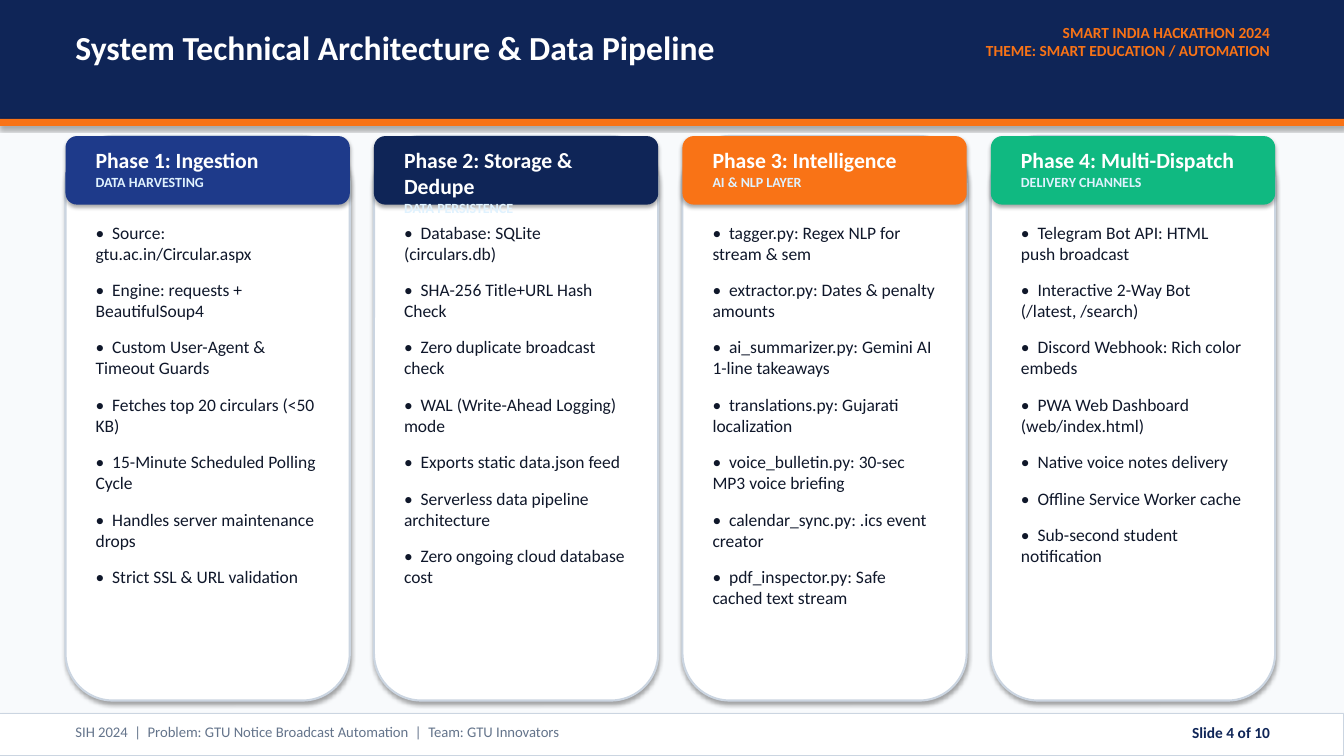
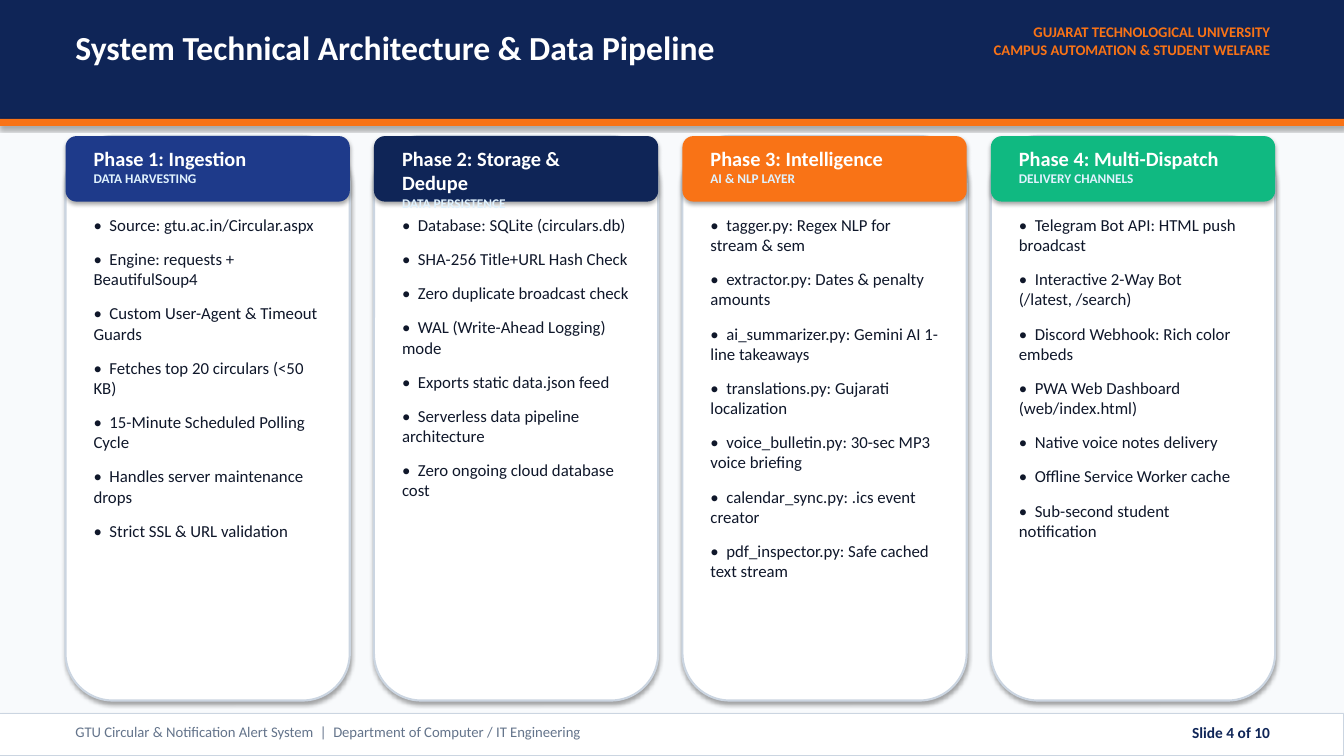
Before and after one commit to SMuhammad24/GTUAlertsystem, a slide deck: slide 4 of SIH2024_GTU_Alert_System_Presentation.pptx. Drawn at 1344x756 pixels with LibreOffice and Linux fonts; fonts in the diff are those of the drawing. Boxes give left, top, right and bottom in pixels: in the first picture for what was removed or moved away, otherwise in the second. Text is boxed around its words. In the diff, an @@ line names an element or a change of style, - is before the commit and + after.

```diff
--- a/SIH2024_GTU_Alert_System_Presentation.pptx
+++ b/SIH2024_GTU_Alert_System_Presentation.pptx
@@ text at [994, 27, 1270, 55]: text changed; size 11 to 10.5 pt @@
-SMART INDIA HACKATHON 2024
-THEME: SMART EDUCATION / AUTOMATION
+GUJARAT TECHNOLOGICAL UNIVERSITY
+CAMPUS AUTOMATION & STUDENT WELFARE
@@ text "Phase 1: Ingestion" at [94, 151, 247, 183]: size 15.5 to 14.5 pt in "Phase 1: Ingestion"; size 10 to 9.5 pt in "DATA HARVESTING" @@
@@ text "Phase 2: Storage & Dedupe" at [402, 151, 541, 211]: size 15.5 to 14.5 pt in "Phase 2: Storage & Dedupe"; size 10 to 9.5 pt in "DATA PERSISTENCE" @@
@@ text "Phase 3: Intelligence" at [710, 151, 883, 183]: size 15.5 to 14.5 pt in "Phase 3: Intelligence"; size 10 to 9.5 pt in "AI & NLP LAYER" @@
@@ text "Phase 4: Multi-Dispatch" at [1019, 151, 1219, 183]: size 15.5 to 14.5 pt in "Phase 4: Multi-Dispatch"; size 10 to 9.5 pt in "DELIVERY CHANNELS" @@
@@ text "• Source: gtu.ac.in/Circular.aspx": place and size @@
-text "• Source: gtu.ac.in/Circular.aspx" at [96, 227, 315, 583]
+text "• Source: gtu.ac.in/Circular.aspx" at [94, 219, 317, 537]
@@ text "• Database: SQLite (circulars.db)": place and size @@
-text "• Database: SQLite (circulars.db)" at [404, 227, 624, 583]
+text "• Database: SQLite (circulars.db)" at [402, 219, 629, 496]
@@ text "• tagger.py: Regex NLP for ...": place and size @@
-text "• tagger.py: Regex NLP for ..." at [713, 227, 935, 604]
+text "• tagger.py: Regex NLP for ..." at [710, 219, 938, 577]
@@ size 12.5 to 12 pt; less space between paragraphs in 4 elements at [94, 219, 317, 537], [402, 219, 629, 496], [710, 219, 938, 577], [1019, 219, 1236, 537] @@
@@ text "• Telegram Bot API: HTML ...": place and size @@
-text "• Telegram Bot API: HTML ..." at [1021, 227, 1241, 562]
+text "• Telegram Bot API: HTML ..." at [1019, 219, 1236, 537]
@@ text at [75, 727, 580, 740]: text changed @@
-SIH 2024 | Problem: GTU Notice Broadcast Automation | Team: GTU Innovators
+GTU Circular & Notification Alert System | Department of Computer / IT Engineering
```
Also in this commit, not shown: 9 other slides changed, 1 other file.
